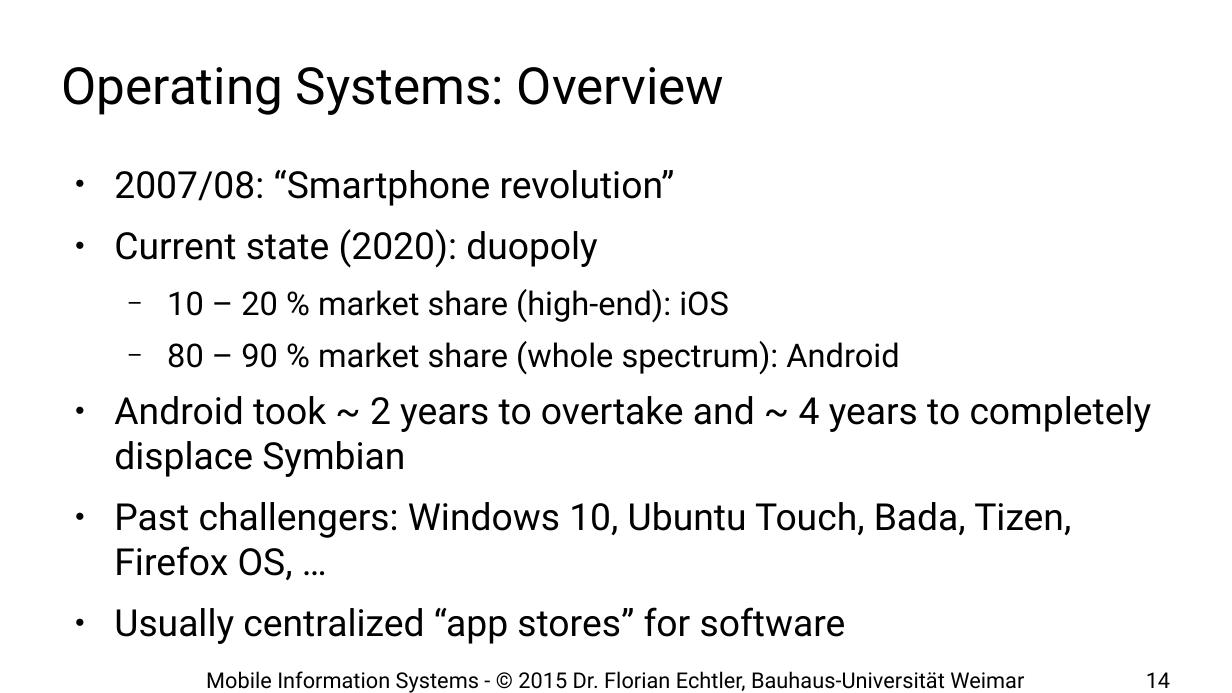
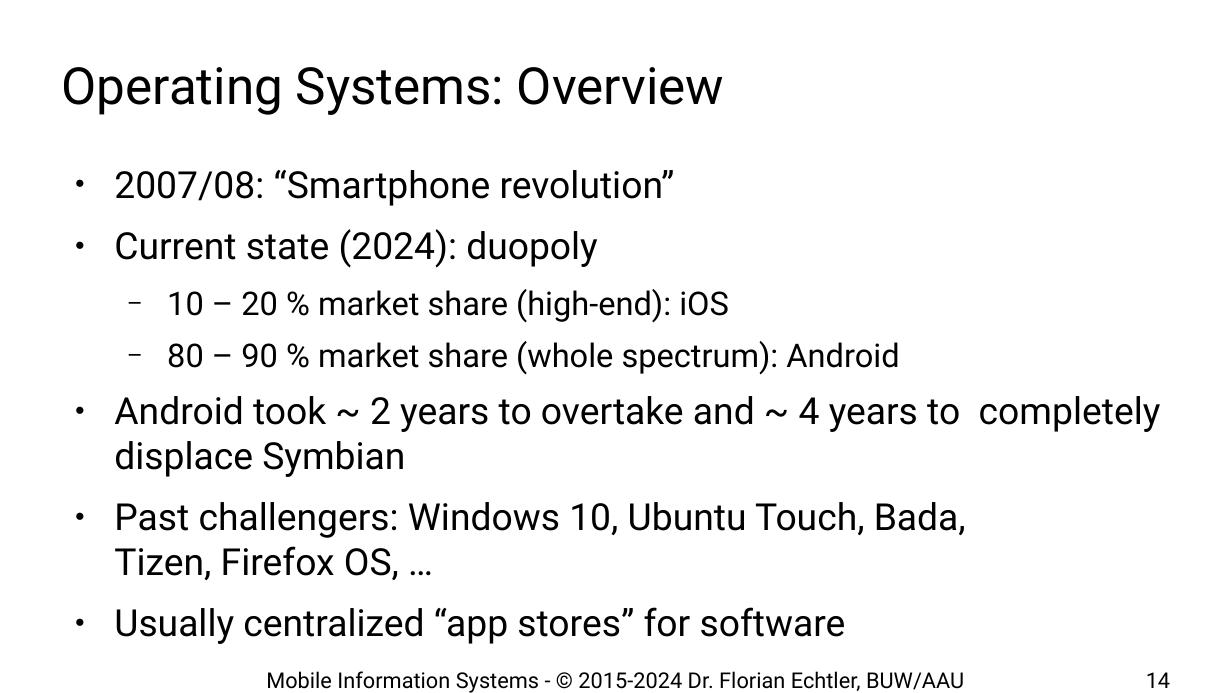
Before and after one commit to floe/mobile-information-systems, a slide deck: slide 14 of 01-introduction-basics.odp. Drawn at 1232x693 pixels with LibreOffice and Linux fonts; fonts in the diff are those of the drawing; background and template pictures are left out. Boxes give left, top, right and bottom in pixels: in the first picture for what was removed or moved away, otherwise in the second. Text is boxed around its words. In the diff, an @@ line names an element or a change of style, - is before the commit and + after.

```diff
--- a/01-introduction-basics.odp
+++ b/01-introduction-basics.odp
@@ text at bbox=[114, 229, 598, 268]: text changed @@
-● Current state (2020): duopoly
+● Current state (2024): duopoly
@@ text at bbox=[266, 671, 964, 693]: text changed @@
-Mobile Information Systems - © 2015 Dr. Florian Echtler, Bauhaus-Universität Weimar
+Mobile Information Systems - © 2015-2024 Dr. Florian Echtler, BUW/AAU
```
Also in this commit, not shown: 35 other slides changed, 1 slide added, 1 other file.
